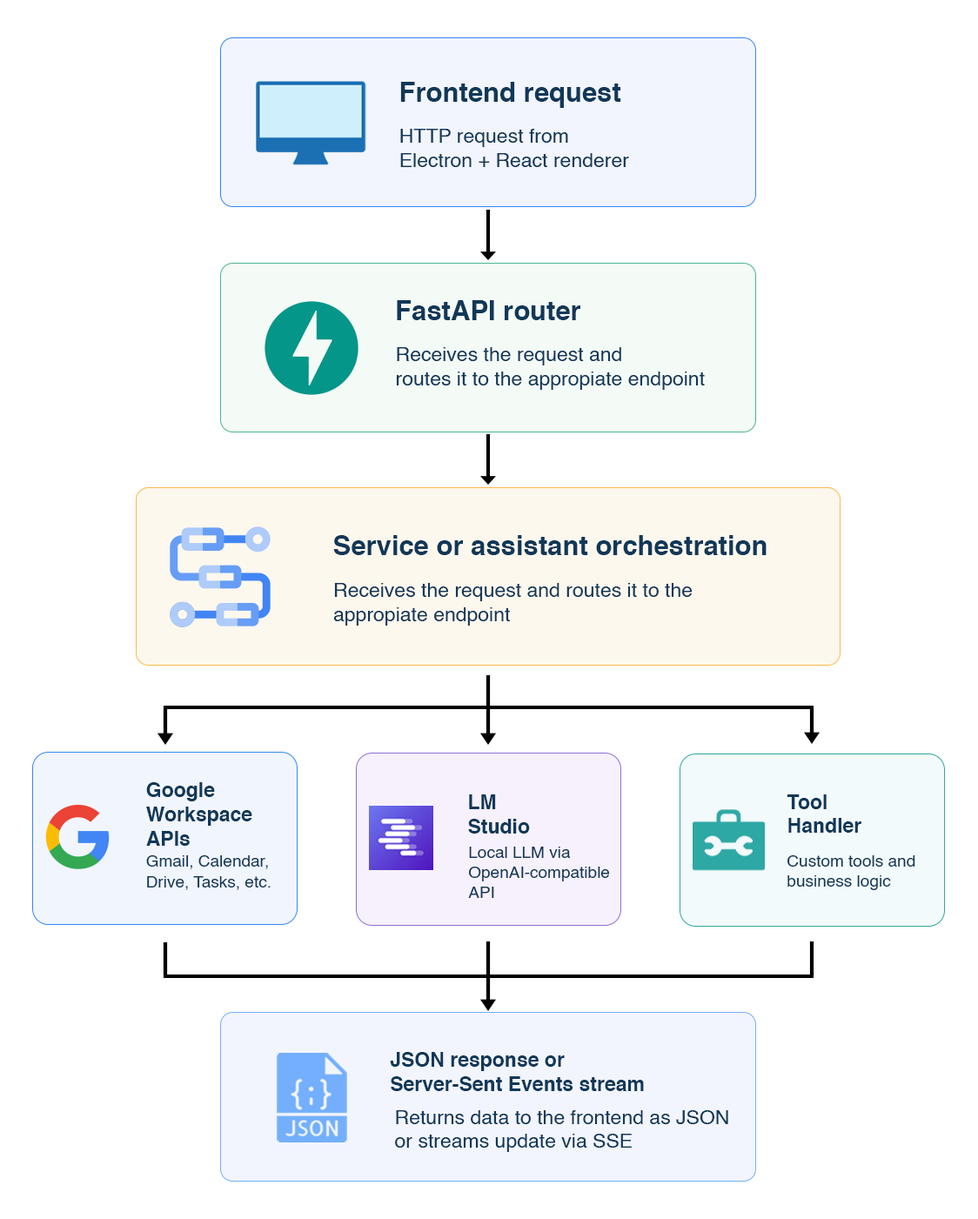
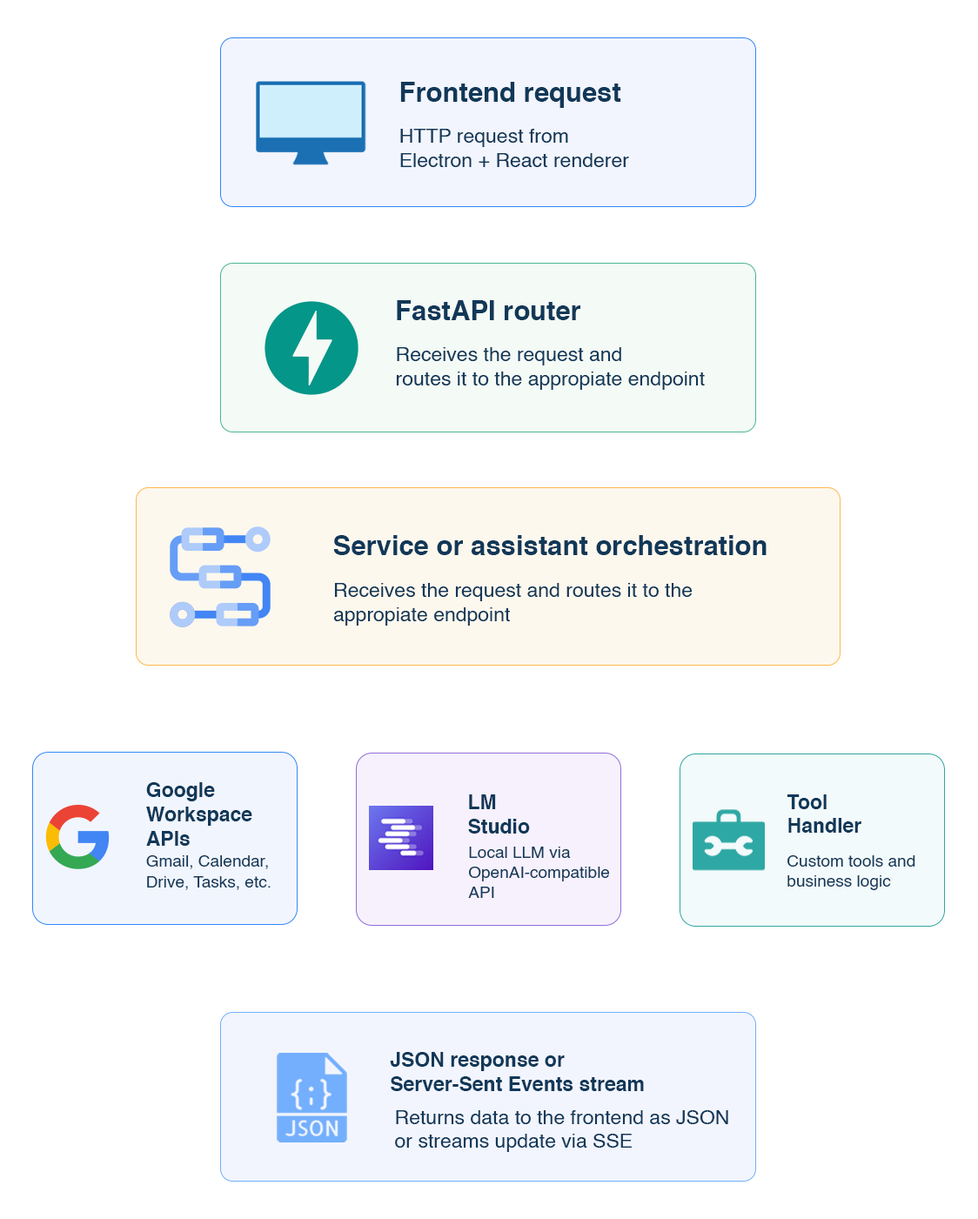
Two versions of the same layered image (978x1219). Layer-by-layer changes:
painted on "Línea 1" over [480, 209, 496, 261]
painted on "Línea 1 copia" over [480, 434, 496, 485]
painted on "Línea 1 copia 2" over [480, 674, 496, 745]
painted on "Línea 1 copia 4" over [157, 708, 174, 745]
painted on "Línea 2" over [163, 705, 814, 709]
painted on "Línea 1 copia 3" over [803, 708, 820, 744]
painted on "Línea 2 copia" over [163, 974, 814, 978]
painted on "Línea 1 copia 7" over [808, 941, 815, 976]
painted on "Línea 1 copia 6" over [162, 941, 168, 976]
painted on "Línea 1 copia 5" over [480, 941, 496, 1011]
